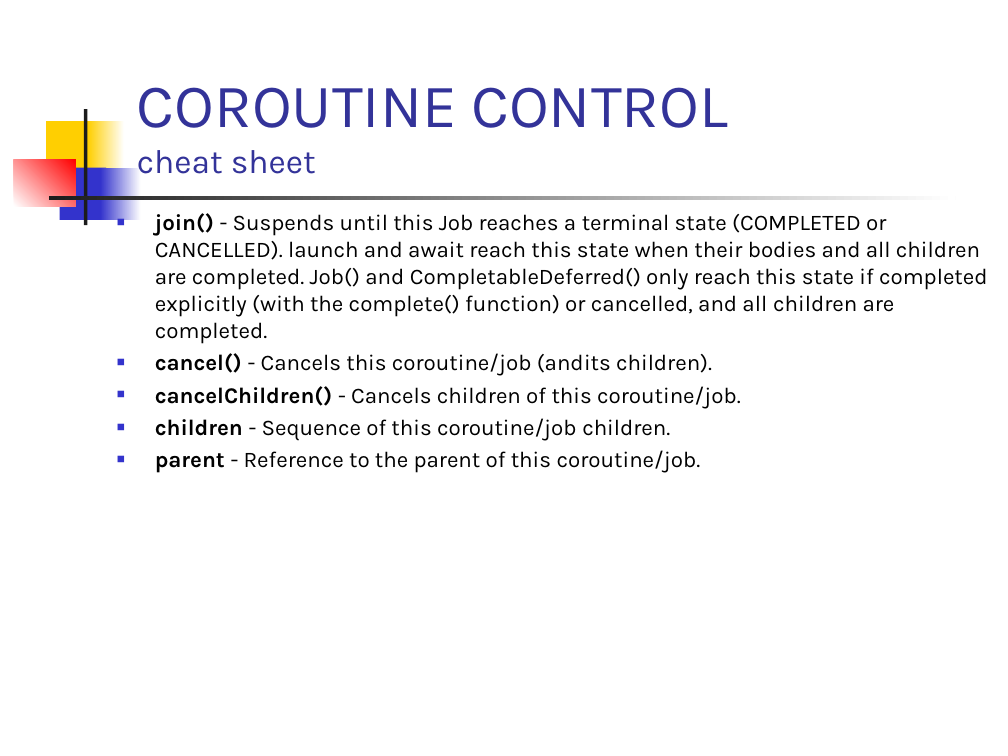
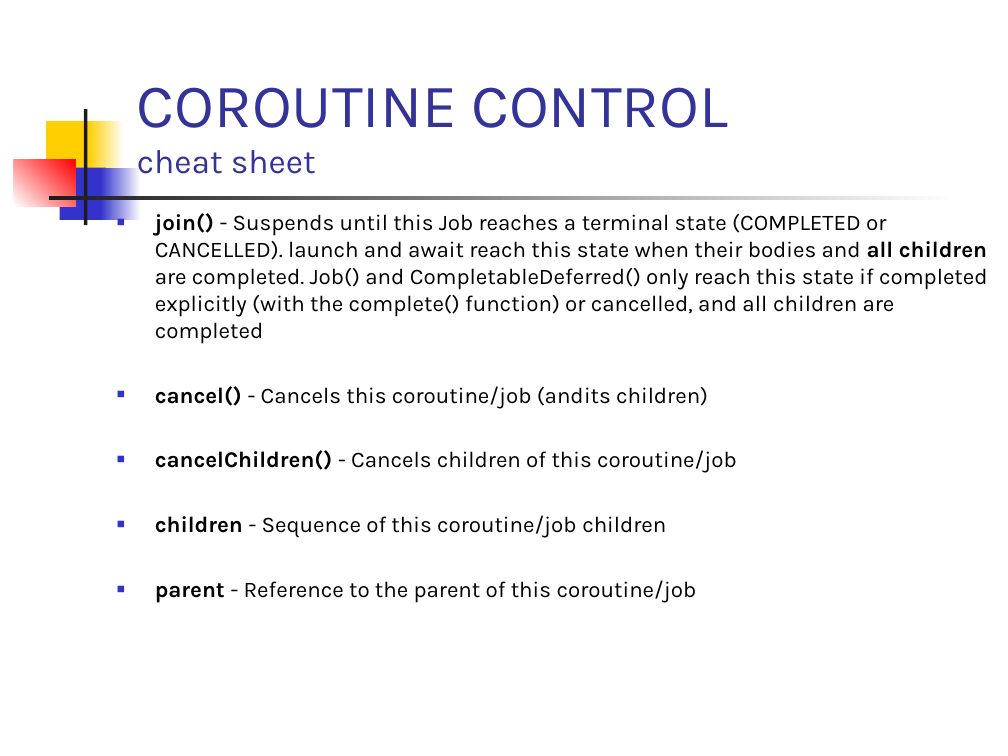
Before and after one commit to vmandro/Prednasky, a slide deck: slide 34 of 10/10_Android.ppt. Drawn at 1008x756 pixels with LibreOffice and Linux fonts; fonts in the diff are those of the drawing. Boxes give left, top, right and bottom in pixels: in the first picture for what was removed or moved away, otherwise in the second. Text is boxed around its words. In the diff, an @@ line names an element or a change of style, - is before the commit and + after.

```diff
--- a/10/10_Android.ppt
+++ b/10/10_Android.ppt
@@ text at <box>155,213,987,603</box>: text changed @@
-■ join() - Suspends until this Job reaches a terminal state (COMPLETED or CANCELLED). launch and await reach this state when their bodies and all children are completed. Job() and CompletableDeferred() only reach this state if completed explicitly (with the complete() function) or cancelled, and all children are completed.
-■ cancel() - Cancels this coroutine/job (andits children).
-■ cancelChildren() - Cancels children of this coroutine/job.
-■ children - Sequence of this coroutine/job children.
-■ parent - Reference to the parent of this coroutine/job.
+■ join() - Suspends until this Job reaches a terminal state (COMPLETED or CANCELLED). launch and await reach this state when their bodies and all children are completed. Job() and CompletableDeferred() only reach this state if completed explicitly (with the complete() function) or cancelled, and all children are completed
+■ cancel() - Cancels this coroutine/job (andits children)
+■ cancelChildren() - Cancels children of this coroutine/job
+■ children - Sequence of this coroutine/job children
+■ parent - Reference to the parent of this coroutine/job
```
Also in this commit, not shown: 3 other slides changed, 2 other files.
